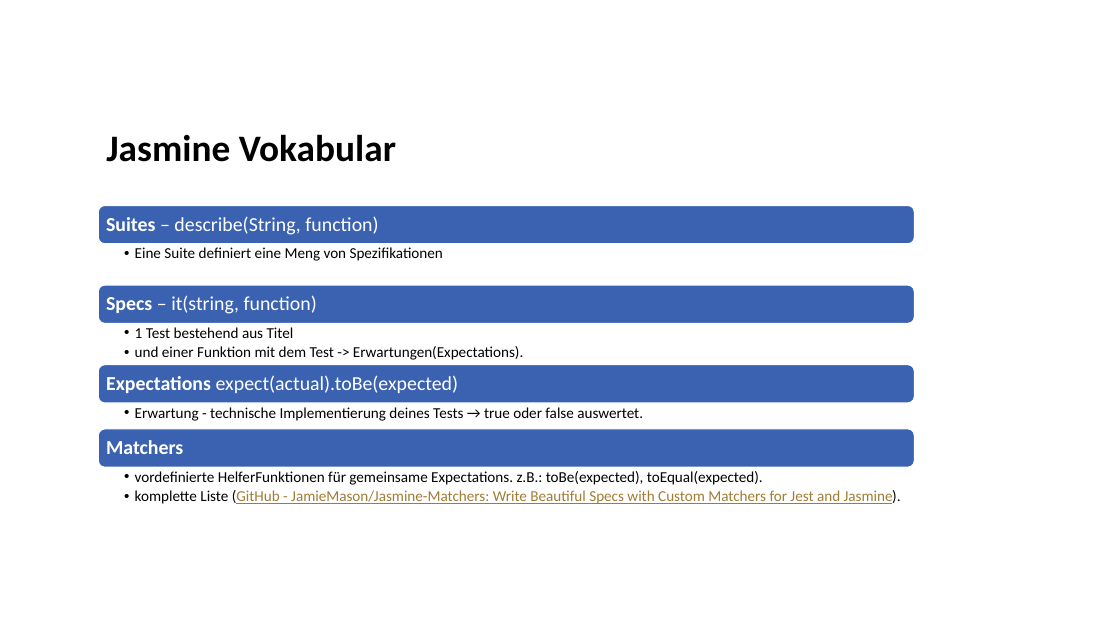
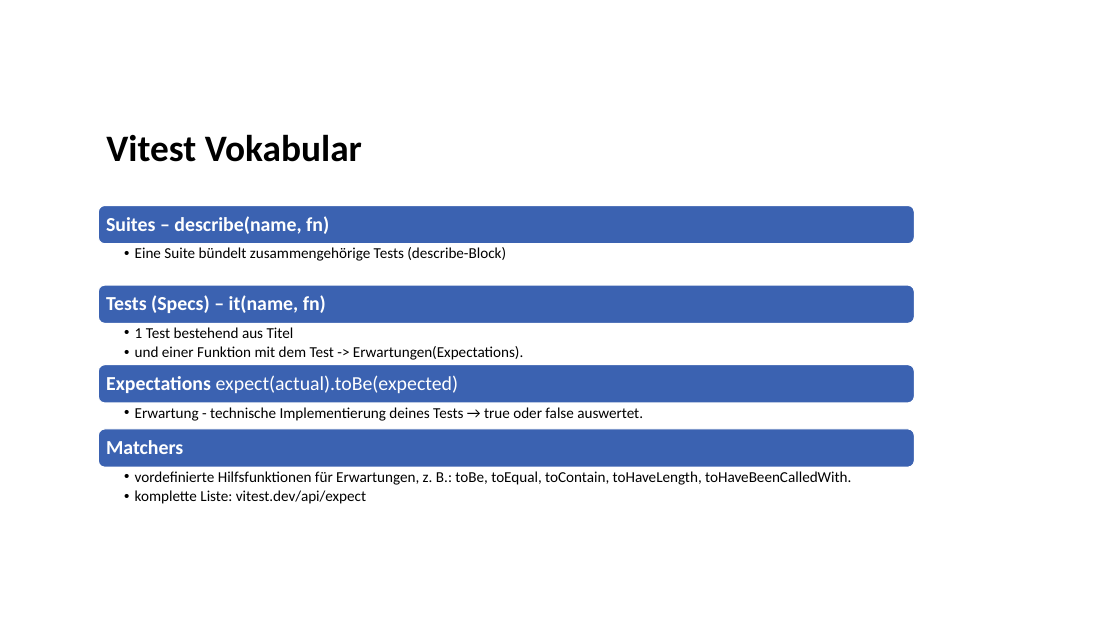
Before and after one commit to goetzingert/angular, a slide deck: slide 10 of Testing_angular21.pptx (slide 9 before the commit). Drawn at 1120x630 pixels with LibreOffice and Linux fonts; fonts in the diff are those of the drawing. Boxes give left, top, right and bottom in pixels: in the first picture for what was removed or moved away, otherwise in the second. Text is boxed around its words. In the diff, an @@ line names an element or a change of style, - is before the commit and + after.

```diff
--- a/Testing_angular21.pptx
+++ b/Testing_angular21.pptx
@@ title at (106,134,362,162): text changed @@
-Jasmine Vokabular
+Vitest Vokabular
@@ text at (106,216,329,234): text changed; bold on @@
-Suites – describe(String, function)
+Suites – describe(name, fn)
@@ text at (135,247,506,261): text changed @@
-  • Eine Suite definiert eine Meng von Spezifikationen
+  • Eine Suite bündelt zusammengehörige Tests (describe-Block)
@@ text at (106,295,326,313): text changed; bold on @@
-Specs – it(string, function)
+Tests (Specs) – it(name, fn)
@@ text at (135,471,851,504): text changed @@
-  • vordefinierte HelferFunktionen für gemeinsame Expectations. z.B.: toBe(expected), toEqual(expected).
-  • komplette Liste (GitHub - JamieMason/Jasmine-Matchers: Write Beautiful Specs with Custom Matchers for Jest and Jasmine).
+  • vordefinierte Hilfsfunktionen für Erwartungen, z. B.: toBe, toEqual, toContain, toHaveLength, toHaveBeenCalledWith.
+  • komplette Liste: vitest.dev/api/expect
```
Also in this commit, not shown: 12 other slides changed, 1 slide added, 4 other files.
